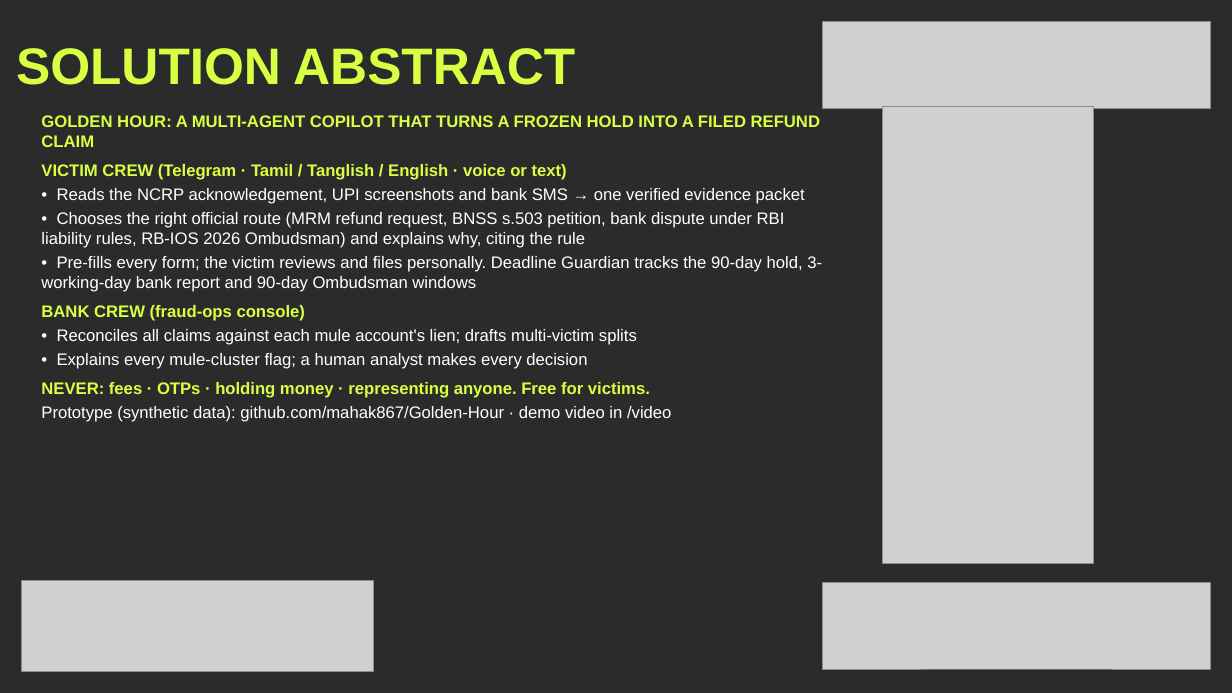
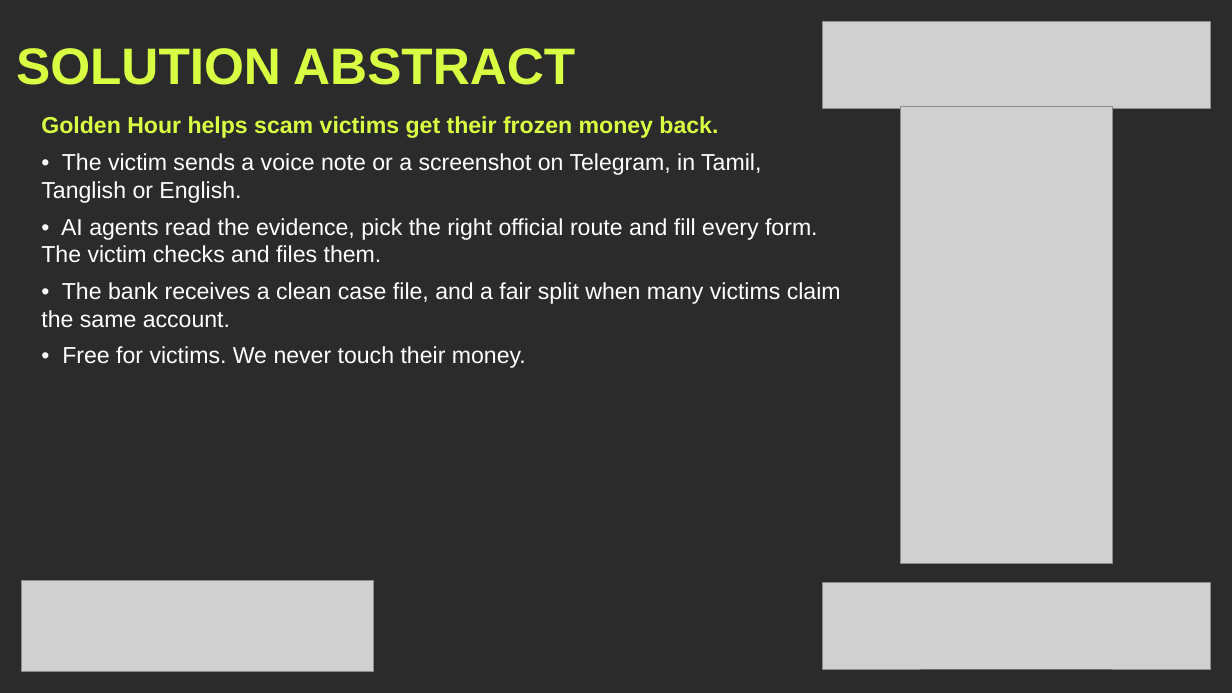
Before and after one commit to mahak867/Golden-Hour, a slide deck: slide 3 of deck/GoldenHour_KHacks4_Submission_Visual.pptx. Drawn at 1232x693 pixels with LibreOffice and Linux fonts; fonts in the diff are those of the drawing; grey boxes stand for pictures; background and template pictures are left out; a plain dark background stands for a picture behind light text. Boxes give left, top, right and bottom in pixels: in the first picture for what was removed or moved away, otherwise in the second. Text is boxed around its words. In the diff, an @@ line names an element or a change of style, - is before the commit and + after.

```diff
--- a/deck/GoldenHour_KHacks4_Submission_Visual.pptx
+++ b/deck/GoldenHour_KHacks4_Submission_Visual.pptx
@@ text at [41, 116, 841, 368]: text changed; size 13 to 18 pt @@
-GOLDEN HOUR: A MULTI-AGENT COPILOT THAT TURNS A FROZEN HOLD INTO A FILED REFUND CLAIM
-VICTIM CREW (Telegram · Tamil / Tanglish / English · voice or text)
-• Reads the NCRP acknowledgement, UPI screenshots and bank SMS → one verified evidence packet
-• Chooses the right official route (MRM refund request, BNSS s.503 petition, bank dispute under RBI liability rules, RB-IOS 2026 Ombudsman) and explains why, citing the rule
-• Pre-fills every form; the victim reviews and files personally. Deadline Guardian tracks the 90-day hold, 3-working-day bank report and 90-day Ombudsman windows
-BANK CREW (fraud-ops console)
-• Reconciles all claims against each mule account's lien; drafts multi-victim splits
-• Explains every mule-cluster flag; a human analyst makes every decision
-NEVER: fees · OTPs · holding money · representing anyone. Free for victims.
-Prototype (synthetic data): github.com/mahak867/Golden-Hour · demo video in /video
+Golden Hour helps scam victims get their frozen money back.
+• The victim sends a voice note or a screenshot on Telegram, in Tamil, Tanglish or English.
+• AI agents read the evidence, pick the right official route and fill every form. The victim checks and files them.
+• The bank receives a clean case file, and a fair split when many victims claim the same account.
+• Free for victims. We never touch their money.
@@ picture: place and size @@
-picture at [883, 106, 1094, 564]
+picture at [901, 106, 1113, 564]
```
Also in this commit, not shown: 5 other slides changed, 6 other files.
